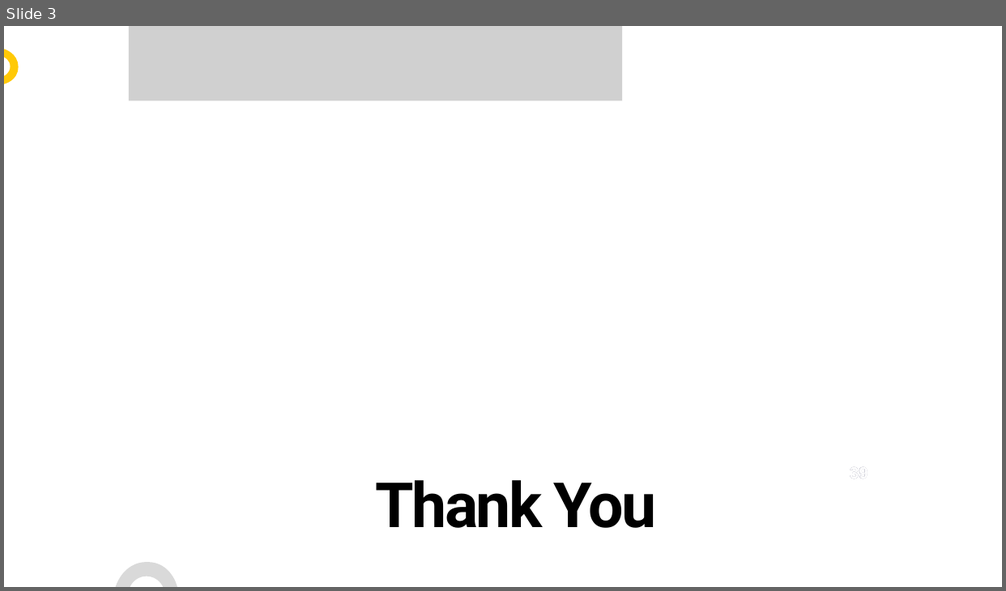
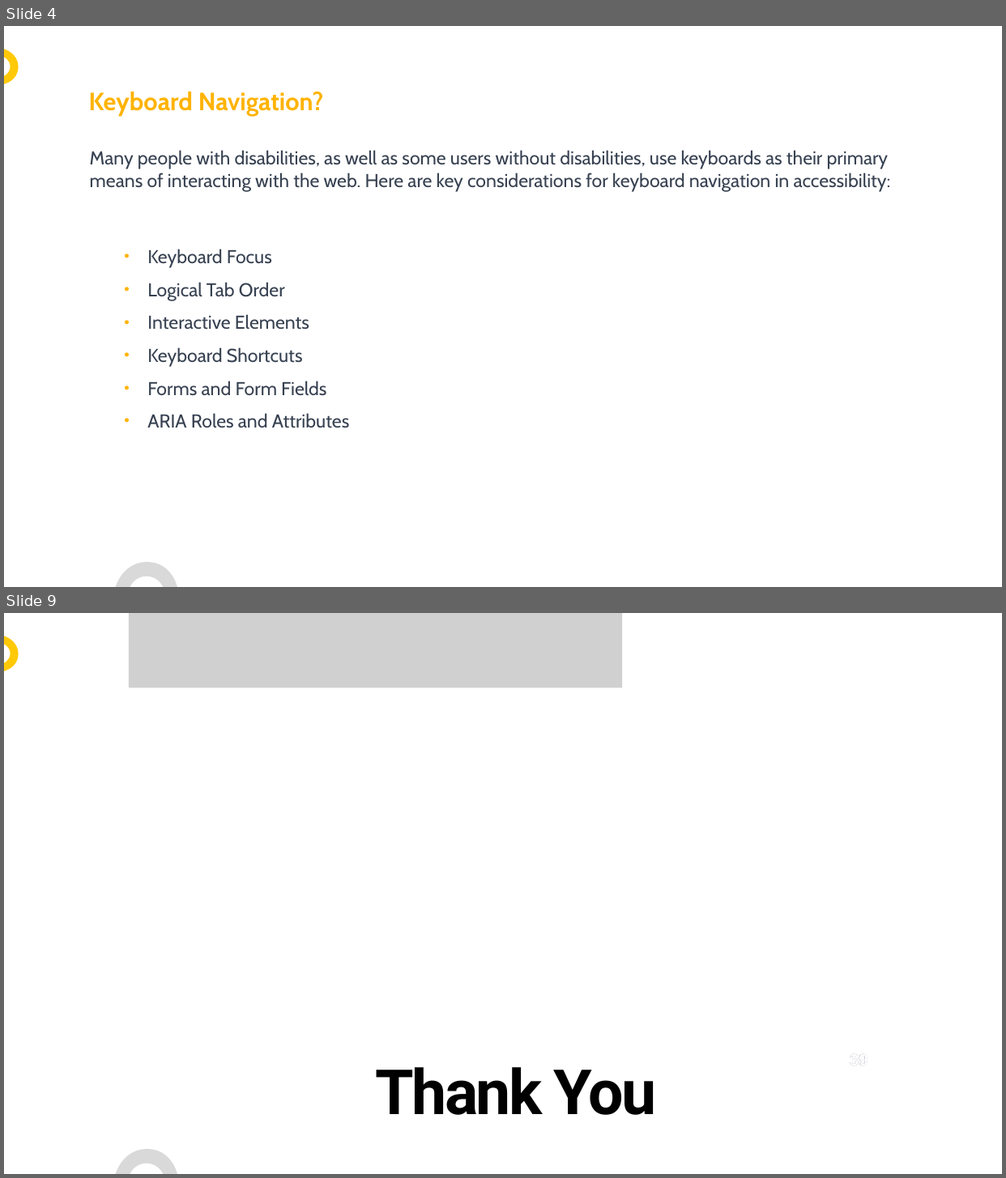
Before and after one commit to ervkgithub/web-accessibility, a slide deck: Acessibility.pptx. Shown one above the other, each under a label of ours: slide 3 before the commit, slides 4 and 9 after it; the slides between them are not shown. The pictures are 1006x591 and 1006x1178 pixels, drawn with LibreOffice and Linux fonts; fonts in the diff are those of the drawing; grey boxes stand for pictures; background and template pictures are left out. Boxes give left, top, right and bottom in pixels: in the first picture for what was removed or moved away, otherwise in the second. Text is boxed around its words. In the diff, an @@ line names an element or a change of style, - is before the commit and + after.

```diff
--- a/Acessibility.pptx
+++ b/Acessibility.pptx
@@ slide 4 added at box(4, 26, 1002, 587), background #FFFFFF; not listed: 2 template elements that a slide beside it also shows @@
@@ text added at box(89, 92, 324, 116), 24 pt, text #FFB300, bold @@
+Keyboard Navigation?
@@ text added at box(90, 150, 891, 192), 18 pt, text #374151 @@
+Many people with disabilities, as well as some users without disabilities, use keyboards as their primary means of interacting with the web. Here are key considerations for keyboard navigation in accessibility:
@@ text added at box(147, 249, 349, 429), 18 pt, text #374151 @@
+• Keyboard Focus
+• Logical Tab Order
+• Interactive Elements
+• Keyboard Shortcuts
+• Forms and Form Fields
+• ARIA Roles and Attributes
@@ what was slide 3 is now slide 9 @@
```
Also in this commit, not shown: 1 slide changed, 6 other slides added, 1 slide removed, 2 other files.
